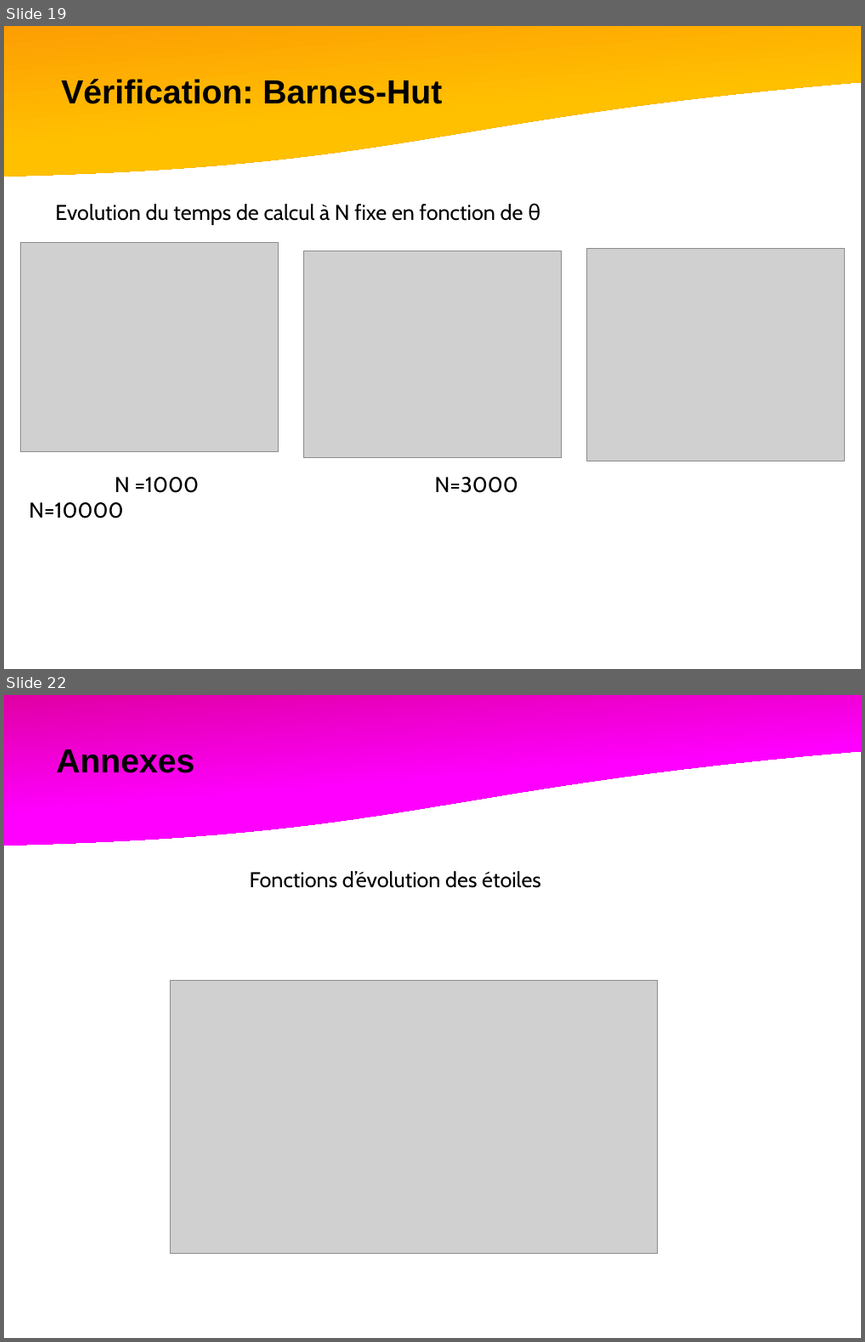
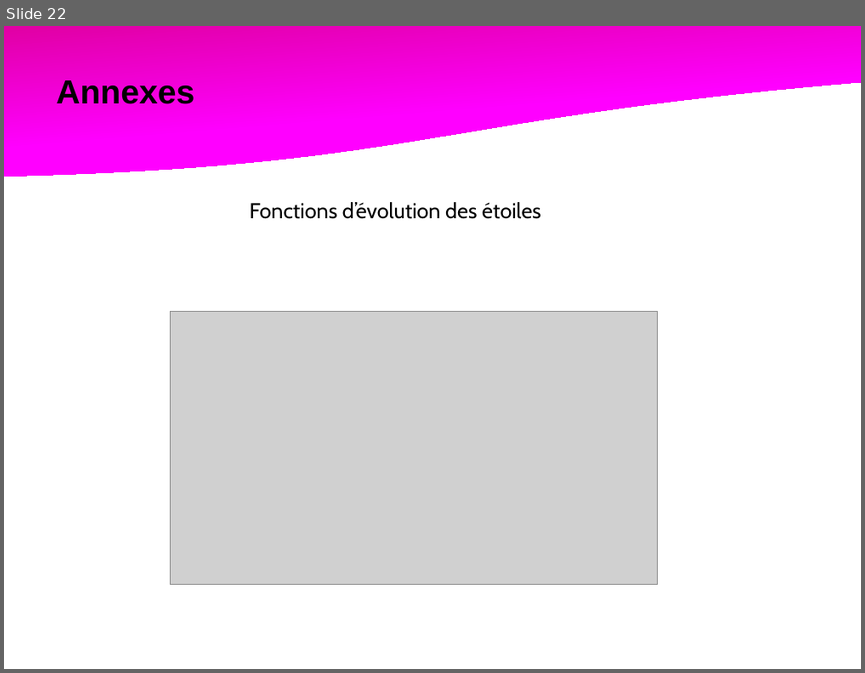
Before and after one commit to rfaucon2/TIPI_Spe, a slide deck: Diapo/TIPE-Spe.pptx. Shown one above the other, each under a label of ours: slides 19 and 22 before the commit, slide 22 after it; the slides between them are not shown. The pictures are 865x1342 and 865x673 pixels, drawn with LibreOffice and Linux fonts; fonts in the diff are those of the drawing; grey boxes stand for pictures. Boxes give left, top, right and bottom in pixels: in the first picture for what was removed or moved away, otherwise in the second. Text is boxed around its words. In the diff, an @@ line names an element or a change of style, - is before the commit and + after.

```diff
--- a/Diapo/TIPE-Spe.pptx
+++ b/Diapo/TIPE-Spe.pptx
@@ slide 19 removed at <box>4,26,861,669</box>, background #FFFFFF @@
@@ flow chart document removed at <box>4,26,861,188</box> @@
@@ text removed at <box>61,79,442,104</box> @@
-Vérification: Barnes-Hut
@@ text removed at <box>55,203,540,225</box> @@
-Evolution du temps de calcul à N fixe en fonction de θ
@@ picture removed at <box>20,243,279,452</box> @@
@@ picture removed at <box>304,251,562,458</box> @@
@@ picture removed at <box>586,248,845,460</box> @@
@@ text removed at <box>114,476,518,493</box> @@
-N =1000 N=3000 N=10000
```
Also in this commit, not shown: 21 slides changed, 1 slide added, 4 other files.
